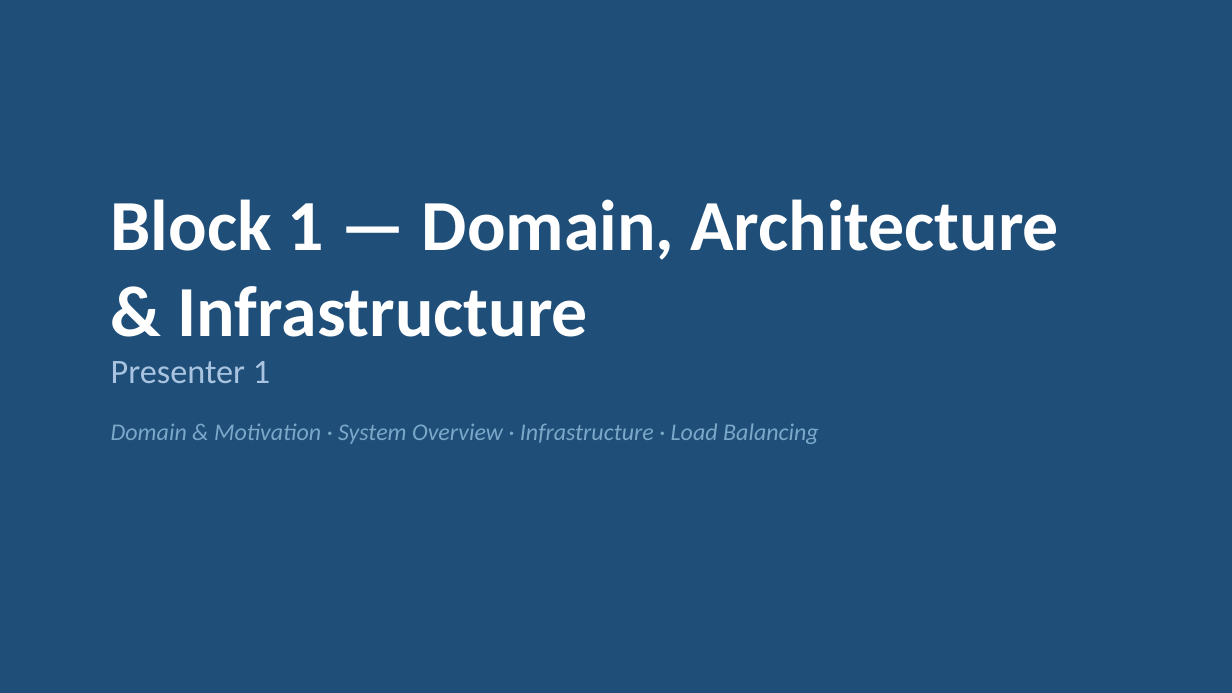
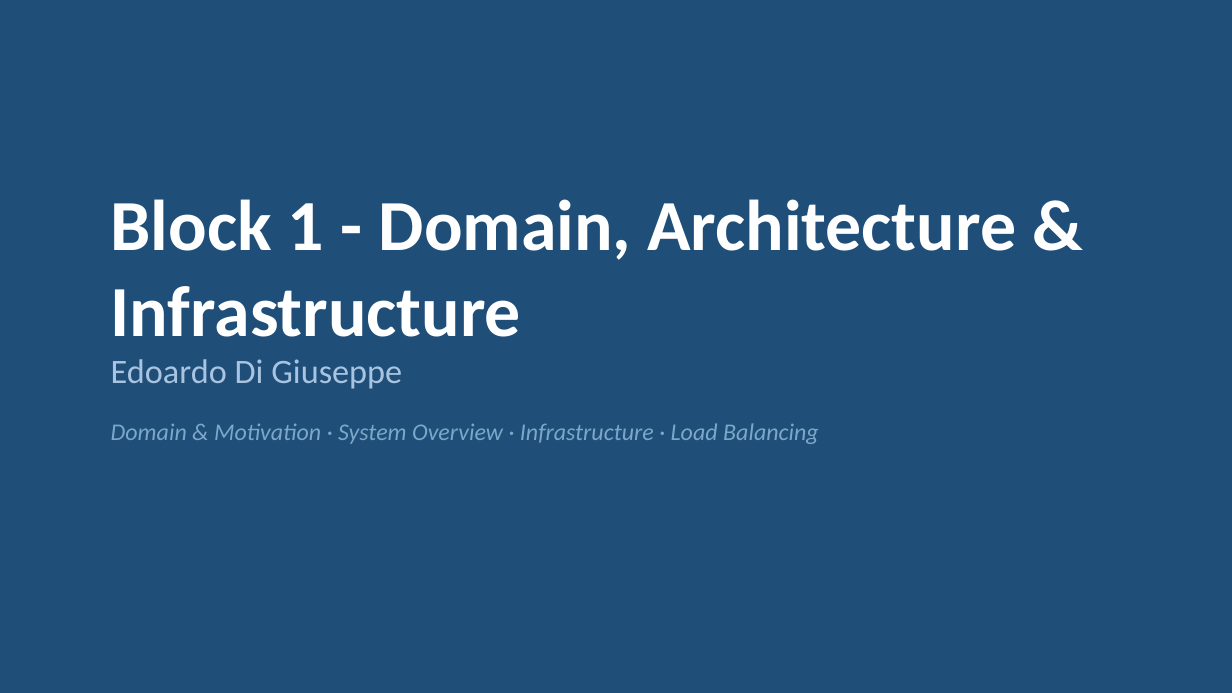
Before and after one commit to ediscota/Healthsoa, a slide deck: slide 2 of docs/HealthSOA_Presentation.pptx. Drawn at 1232x693 pixels with LibreOffice and Linux fonts; fonts in the diff are those of the drawing. Boxes give left, top, right and bottom in pixels: in the first picture for what was removed or moved away, otherwise in the second. Text is boxed around its words. In the diff, an @@ line names an element or a change of style, - is before the commit and + after.

```diff
--- a/docs/HealthSOA_Presentation.pptx
+++ b/docs/HealthSOA_Presentation.pptx
@@ text at <box>111,199,1017,337</box>: text changed @@
-Block 1 — Domain, Architecture & Infrastructure
+Block 1 - Domain, Architecture & Infrastructure
@@ text at <box>111,359,402,389</box>: text changed @@
-Presenter 1
+Edoardo Di Giuseppe
```
Also in this commit, not shown: 14 other slides changed, 8 other files.
